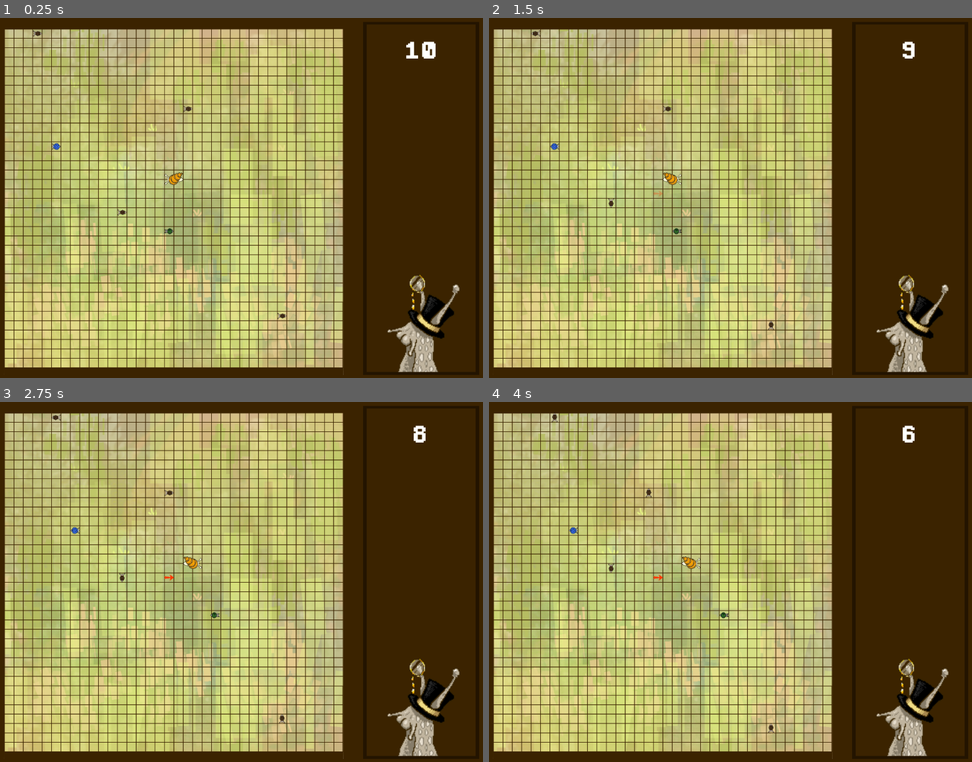
Above: before the commit, frames 1-4 (two rows, left to right).
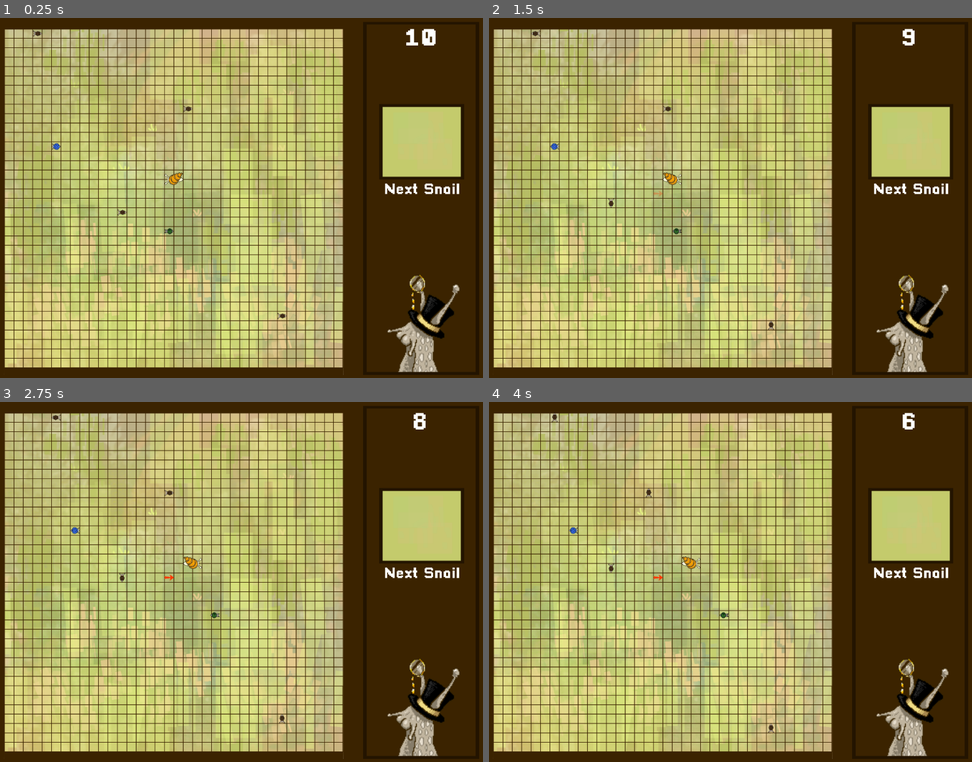
Above: after the commit, the same moments.

Repository: RNairn01/LD-51
Game: Godot game, scene res://scenes/screens/play_screen.tscn
Two runs of this game, one before a commit and one after it. Both use one fixed random seed, a clock stepped at 60 frames per second and the inputs below.
Inputs (mouse positions are in pixels of both pictures, inside the frame that each line leads up to):
- Up to frame 1 (0.25 s): no input
- Up to frame 2 (1.5 s): tap Enter at 0.5 s; move the mouse to (662, 198) at 0.52 s; click (662, 198) at 0.6 s; move the mouse to (658, 194) at 1.27 s; right-click (658, 194) at 1.35 s; click (658, 194) at 1.42 s
- Up to frame 3 (2.75 s): click (169, 578) at 2.1 s
- Up to frame 4 (4 s): tap Space at 2.75 s; move the mouse to (546, 416) at 2.77 s; right-click (546, 416) at 2.85 s; click (546, 416) at 2.92 s; move the mouse to (648, 492) at 3.52 s; click (648, 492) at 3.6 s

The runs differ from the first frame. In frame 1, 3.7% of the frame differs, in the area x 79-96%, y 2-49%; in frame 2, 3.6%; in frame 3, 3.6%; in frame 4, 3.6%.

Commit message:
Add next snail display ui

Diff:
--- /dev/null
+++ b/assets/fonts/ui_font_medium.tres
@@ -0,0 +1,7 @@
+[gd_resource type="DynamicFont" load_steps=2 format=2]
+
+[ext_resource path="res://assets/fonts/Pixellari.ttf" type="DynamicFontData" id=1]
+
+[resource]
+size = 48
+font_data = ExtResource( 1 )
--- a/scenes/screens/play_screen.tscn
+++ b/scenes/screens/play_screen.tscn
@@ -17,6 +17,8 @@
 [ext_resource path="res://scenes/snails/snail_rebel.tscn" type="PackedScene" id=15]
 [ext_resource path="res://assets/sprites/side_panel.png" type="Texture" id=16]
 [ext_resource path="res://assets/sprites/mr_snailsworth.png" type="Texture" id=17]
+[ext_resource path="res://assets/sprites/next_snail_display.png" type="Texture" id=18]
+[ext_resource path="res://assets/fonts/ui_font_medium.tres" type="DynamicFont" id=19]
 
 [node name="Node2D" type="Node2D"]
 __meta__ = {
@@ -38,16 +40,31 @@
 scale = Vector2( 1.31667, 1 )
 texture = ExtResource( 16 )
 
+[node name="NextSnailDisplay" type="Sprite" parent="UI/SidePanel"]
+position = Vector2( 1.51894, -192 )
+scale = Vector2( 0.922929, 1.08439 )
+texture = ExtResource( 18 )
+
+[node name="Label" type="Label" parent="UI/SidePanel/NextSnailDisplay"]
+margin_left = -106.156
+margin_top = 128.183
+margin_right = 106.844
+margin_bottom = 176.183
+custom_fonts/font = ExtResource( 19 )
+text = "Next Snail"
+align = 1
+valign = 1
+
 [node name="MrSnailsworth" type="Sprite" parent="UI/SidePanel"]
 position = Vector2( 0.379761, 399 )
 scale = Vector2( 2.27848, 3 )
 texture = ExtResource( 17 )
 
 [node name="TimerLabel" type="Label" parent="UI/SidePanel"]
-margin_left = -131.013
-margin_top = -576.0
-margin_right = 124.987
-margin_bottom = -416.0
+margin_left = -130.633
+margin_top = -588.0
+margin_right = 125.367
+margin_bottom = -491.0
 custom_fonts/font = ExtResource( 11 )
 text = "10"
 align = 1
Not shown: 1 places in scenes/screens/play_screen.tscn that only renumber resources
